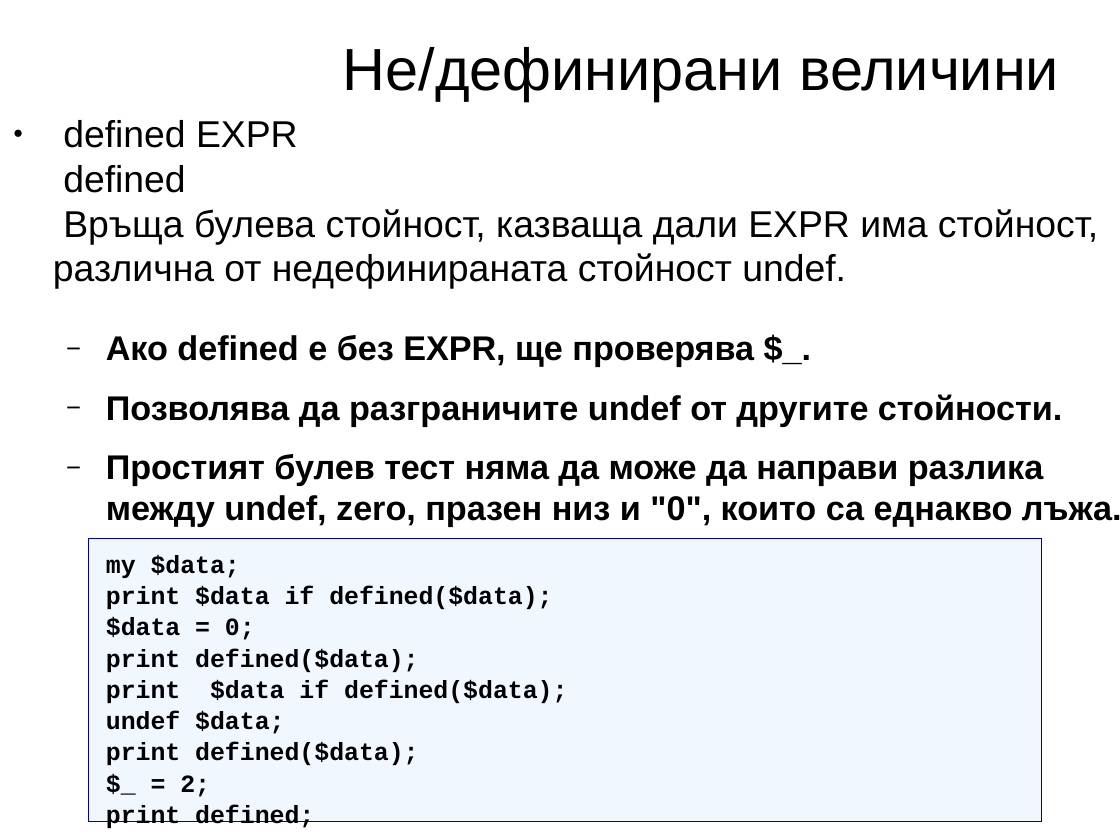
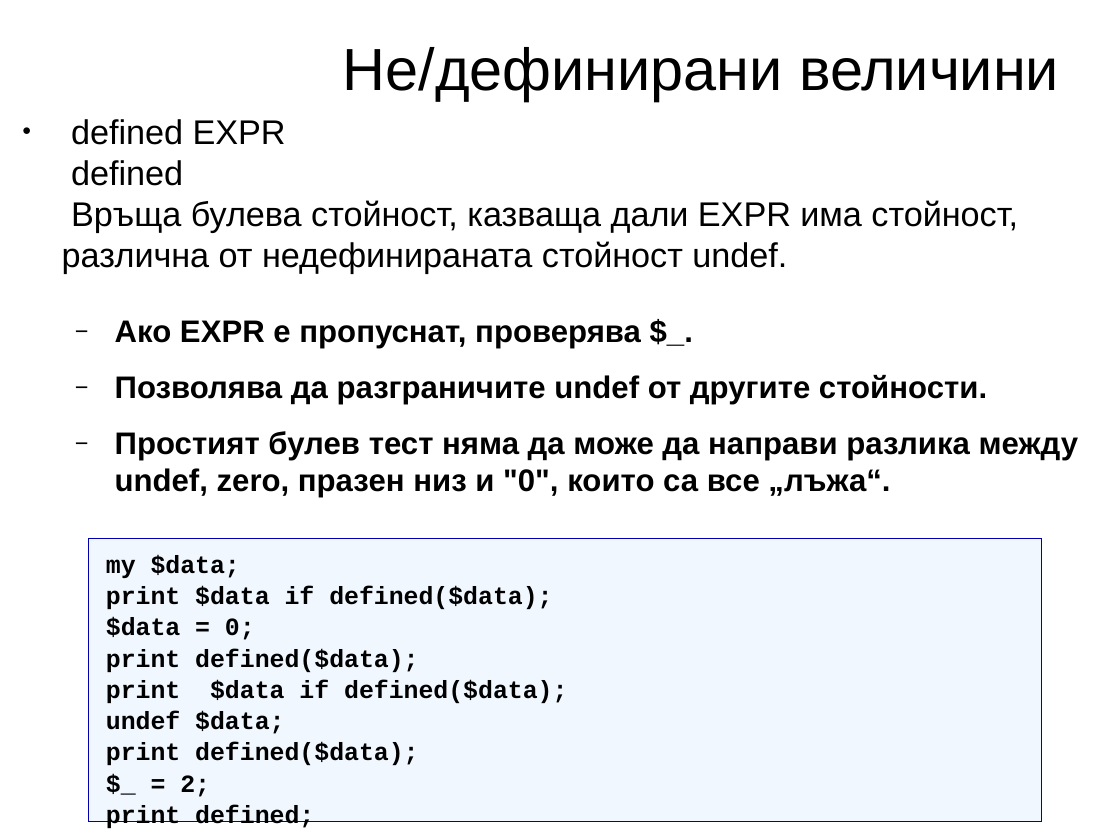
Before and after one commit to kberov/PerlProgrammingCourse, a slide deck: slide 24 of 02_scalar_data_types_bg.odp. Drawn at 1120x840 pixels with LibreOffice and Linux fonts; fonts in the diff are those of the drawing; background and template pictures are left out. Boxes give left, top, right and bottom in pixels: in the first picture for what was removed or moved away, otherwise in the second. Text is boxed around its words. In the diff, an @@ line names an element or a change of style, - is before the commit and + after.

```diff
--- a/02_scalar_data_types_bg.odp
+++ b/02_scalar_data_types_bg.odp
@@ text "defined EXPR defined Връща булева ..." moved from (x1=53, y1=120, x2=1120, y2=527) to (x1=62, y1=119, x2=1079, y2=498) @@
@@ text at (x1=62, y1=119, x2=1018, y2=405): size 24 to 22 pt in "defined EXPR defined Връща булева стойност, казваща ..."; size 22 to 20 pt in "Позволява да разграничите undef от другите стойности." @@
@@ text at (x1=115, y1=320, x2=641, y2=349): text changed; size 22 to 20 pt @@
-  − Ако defined е без EXPR, ще проверява $_.
+  − Ако EXPR е пропуснат, проверява $_.
@@ text at (x1=115, y1=431, x2=1079, y2=498): text changed; size 22 to 20 pt @@
-  − Простият булев тест няма да може да направи разлика между undef, zero, празен низ и "0", които са еднакво лъжа.
+  − Простият булев тест няма да може да направи разлика между undef, zero, празен низ и "0", които са все „лъжа“.
```
Also in this commit, not shown: 27 other slides changed, 2 other files.
